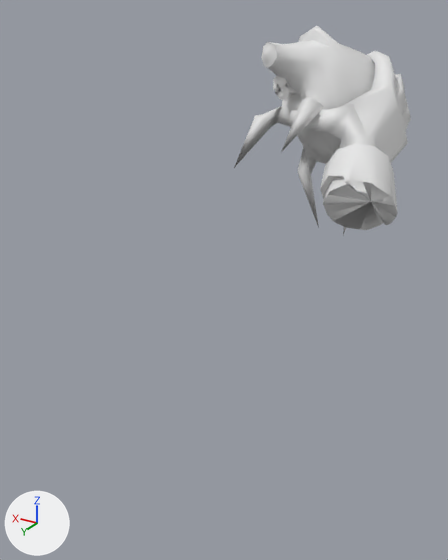
Renders of the Blender file models/BlenderFiles/SD_v_squeak.blend from each side of a commit.
Before and after are seen from a camera (50 mm lens) standing at (-17.1, 20.3, 64.8) and looking at (0.4, -8.8, 50.2). Lighting does not change. The marker at lower left points along +X, +Y and +Z. Materials are left out; every surface is plain grey.

Names of what the first picture shows: 'v_squeak_SQUEAK_Template_Biped(Weapon)1'.
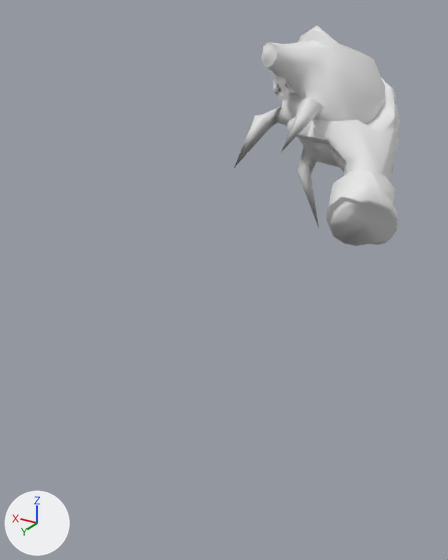
The edits, one by one:
me_v_squeak_squeak_template_biped_weapon_1 is used by ob_v_squeak_squeak_template_biped_weapon_1; location (0.0, 0.0, 0.0).
me_v_squeak_squeak_template_biped_weapon_1 had 616 vertices, 725 faces and spanned x -9.69..0.23, y -16.44..-6.03, z 53.12..64.21.
me_v_squeak_squeak_template_biped_weapon_1 now has 172 vertices, 328 faces and spans x -6.83..0.23, y -16.44..-6.86, z 53.12..64.21.
me_v_squeak_squeak_template_biped_weapon_1 part 1: 76 loose pieces with 444 vertices, spanning x -9.69..-2.93, y -16.3..-6.03, z 54.96..62.96, are deleted.
Mesh me_v_squeak_v_gordon_hands_reference is new.
It has 305 vertices, 593 faces and spans x -9.61..-2.83, y 53.92..61.53, z 6.82..17.1.
Object 'v_squeak_v_gordon_hands_reference' (ob_v_squeak_v_gordon_hands_reference) is new; it shows me_v_squeak_v_gordon_hands_reference.
Its location is (0.0, 0.0, 0.0).
Its rotation in degrees is (90, 0, 0).

Boxes [x1, y1, x2, y2] around the edits, measured in the pictures (448 x 560 px):
'v_squeak_SQUEAK_Template_Biped(Weapon)1', reshaped (14% narrower)
    before: [234, 26, 411, 236]
    after: [234, 26, 386, 228]
'v_squeak_v_gordon_hands_reference', added
    after: [287, 79, 401, 246]
part 1 of me_v_squeak_squeak_template_biped_weapon_1, deleted
    before: [290, 51, 411, 230]
